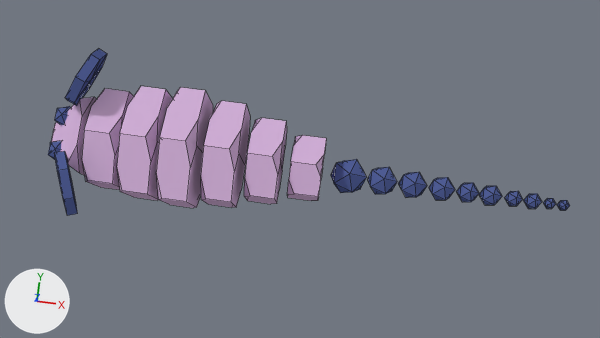
Renders of the Blender file Assets/3D_char/Rats01.blend from each side of a commit.
Rendered twice from the file's camera 'Camera'. Every picture has the same lights, and +X, +Y and +Z are marked at lower left. Mesh edges are drawn as thin lines.

The scene before the commit, as lines of its bpy script (objects in view):
```python
me_cube_009 = bpy.data.meshes.new('Cube.009')
me_cube_009.from_pydata(...)  # 352 vertices, 390 faces; spans x -9.6..25.2, y -1.5..1.5, z -1.0..1.6
# faces by material slot: [108, 282]
me_cube_009.materials.append(mat_material)  # purple #d5b3db
me_cube_009.materials.append(mat_material_001)  # blue #515f97
ob_cube_000 = bpy.data.objects.new('Cube.000', me_cube_009)
ob_cube_000.location = (0.65, 0.0, 0.96)
ob_cube_000.scale = (0.344, 1.19, 0.955)
```
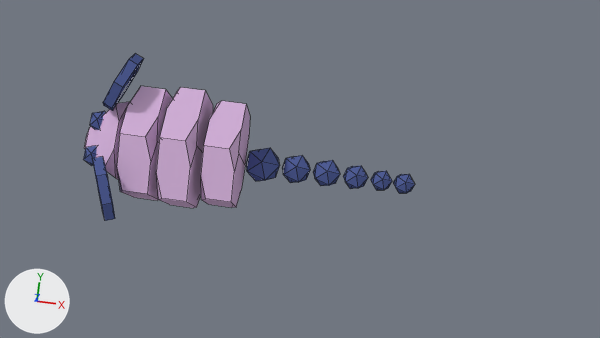
Changed parts and their boxes [x1, y1, x2, y2] in the pictures (600 x 338 px; the box of a moved part takes in the faces that stretch with it):
'Cube.000', reshaped, moved (36% narrower): before [48, 49, 570, 216]; after [83, 54, 415, 221]
part 1 of me_cube_009, moved or reshaped: before [201, 101, 250, 208]; after [156, 87, 213, 208]
part 2 of me_cube_009, moved or reshaped: before [331, 159, 367, 193]; after [246, 148, 280, 181]
part 3 of me_cube_009, moved or reshaped: before [51, 97, 96, 175]; after [84, 102, 130, 180]
part 4 of me_cube_009, moved or reshaped: before [65, 49, 107, 106]; after [103, 54, 144, 111]
part 5 of me_cube_009, moved or reshaped: before [54, 151, 78, 216]; after [92, 156, 115, 221]
part 6 of me_cube_009, moved or reshaped: before [156, 87, 213, 208]; after [201, 101, 250, 208]
part 7 of me_cube_009, moved or reshaped: [117, 86, 173, 200] in both
part 8 of me_cube_009, moved or reshaped: before [367, 167, 397, 194]; after [282, 155, 310, 183]
part 9 of me_cube_009, moved or reshaped: before [398, 172, 427, 198]; after [313, 160, 340, 186]
part 10 of me_cube_009, moved or reshaped: before [429, 177, 455, 200]; after [343, 166, 368, 189]
part 11 of me_cube_009, moved or reshaped: before [456, 183, 479, 202]; after [371, 171, 392, 190]
part 12 of me_cube_009, moved or reshaped: before [479, 186, 502, 205]; after [393, 174, 415, 193]
part 13 of me_cube_009, moved or reshaped: before [55, 106, 71, 125]; after [90, 111, 106, 130]
part 14 of me_cube_009, moved or reshaped: before [48, 141, 61, 160]; after [83, 146, 97, 166]
part 15 of me_cube_009, deleted (purple): before [82, 89, 570, 210]

The change in detail:
me_cube_009 is used by ob_cube_000; location (0.65, 0.0, 0.96); scale (0.344, 1.19, 0.955).
me_cube_009 had 352 vertices, 390 faces and spanned x -9.6..25.2, y -1.5..1.5, z -1.0..1.6.
me_cube_009 now has 226 vertices, 262 faces and spans x -5.4..16.8, y -1.5..1.5, z 0.0..2.6.
me_cube_009 part 1: the loose piece of 26 vertices spanning x 1.5..3.5, y -0.9..0.9, z -1.0..1.2 is moved by (-0.7, 0.0, 1.1).
me_cube_009 part 2: the loose piece of 12 vertices spanning x 9.4..11.7, y -0.3..0.3, z -1.0..-0.1 is moved by (-3.9, 0.0, 1.0).
me_cube_009 part 3: the loose piece of 20 vertices spanning x -9.6..-6.2, y -0.7..0.7, z -0.9..0.9 is moved by (4.2, 0.0, 1.0).
me_cube_009 part 4: the loose piece of 16 vertices spanning x -7.6..-5.3, y 0.4..1.5, z 0.2..1.6 is moved by (4.2, 0.0, 1.0).
me_cube_009 part 5: the loose piece of 16 vertices spanning x -7.6..-5.3, y -1.5..-0.4, z 0.2..1.6 is moved by (4.2, 0.0, 1.0).
me_cube_009 part 6: the loose piece of 26 vertices spanning x -1.0..1.0, y -1.0..1.0, z -1.0..1.4 is moved by (4.4, 0.0, 0.9).
me_cube_009 part 7: the loose piece of 26 vertices spanning x -3.5..-1.5, y -0.9..0.9, z -1.0..1.3 is moved by (1.9, 0.0, 1.0).
me_cube_009 part 8: the loose piece of 12 vertices spanning x 11.9..13.8, y -0.3..0.3, z -0.9..-0.1 is moved by (-3.9, 0.0, 1.0).
me_cube_009 part 9: the loose piece of 12 vertices spanning x 14.0..15.7, y -0.2..0.2, z -0.9..-0.2 is moved by (-3.9, 0.0, 1.0).
me_cube_009 part 10: the loose piece of 12 vertices spanning x 16.0..17.6, y -0.2..0.2, z -0.8..-0.2 is moved by (-3.9, 0.0, 1.0).
me_cube_009 part 11: the loose piece of 12 vertices spanning x 17.9..19.2, y -0.2..0.2, z -0.8..-0.3 is moved by (-3.9, 0.0, 1.0).
me_cube_009 part 12: the loose piece of 12 vertices spanning x 19.4..20.7, y -0.2..0.2, z -0.8..-0.3 is moved by (-3.9, 0.0, 1.0).
me_cube_009 part 13: the loose piece of 12 vertices spanning x -8.8..-7.4, y 0.1..0.5, z -0.2..0.4 is moved by (4.2, 0.0, 1.0).
me_cube_009 part 14: the loose piece of 12 vertices spanning x -8.8..-7.4, y -0.5..-0.1, z -0.2..0.4 is moved by (4.2, 0.0, 1.0).
me_cube_009 part 15: 7 loose pieces with 126 vertices, spanning x -5.8..25.2, y -0.8..0.8, z -1.0..1.1, are deleted.
Object 'Cube.000' (ob_cube_000) moves from (0.65, 0.0, 0.96) to (0.0, 0.0, 0.0).
